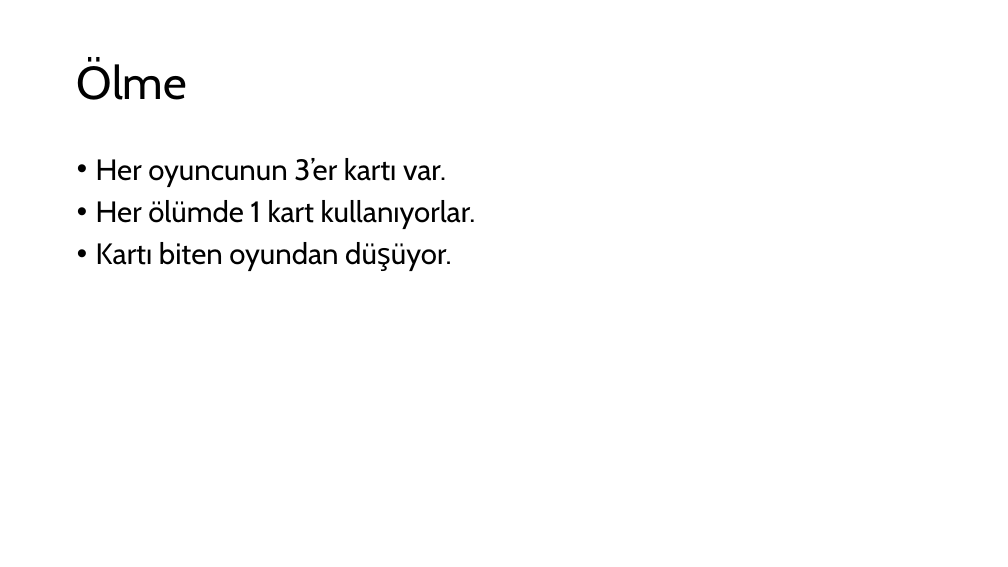
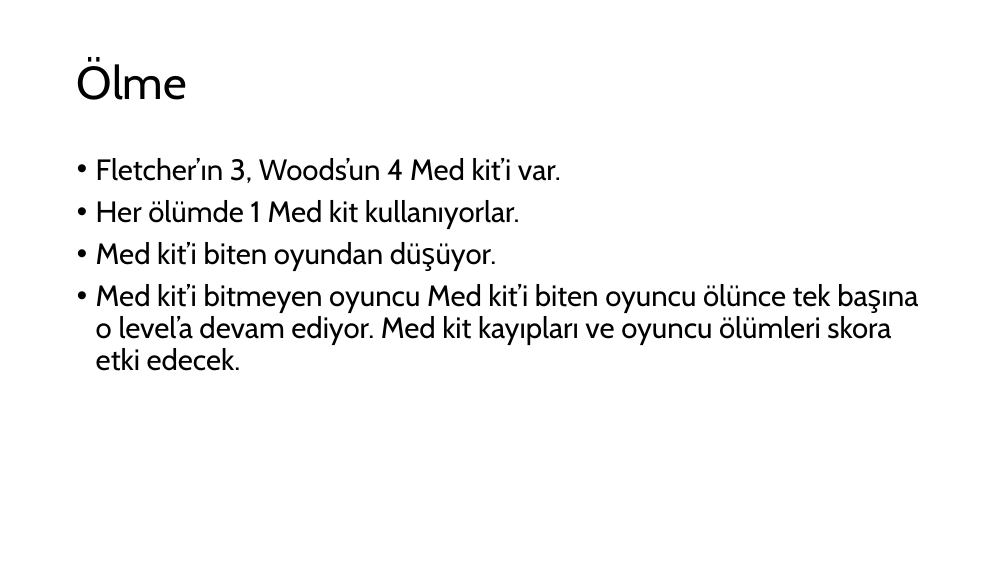
Before and after one commit to mushuacan/DGD306-BrutalistStudios-ZombiSlayers, a slide deck: slide 10 of Dökümanlar/Zombi Slayers.pptx. Drawn at 1008x567 pixels with LibreOffice and Linux fonts; fonts in the diff are those of the drawing. Boxes give left, top, right and bottom in pixels: in the first picture for what was removed or moved away, otherwise in the second. Text is boxed around its words. In the diff, an @@ line names an element or a change of style, - is before the commit and + after.

```diff
--- a/Dökümanlar/Zombi Slayers.pptx
+++ b/Dökümanlar/Zombi Slayers.pptx
@@ text at (96,158,891,371): text changed @@
-• Her oyuncunun 3’er kartı var.
-• Her ölümde 1 kart kullanıyorlar.
-• Kartı biten oyundan düşüyor.
+• Fletcher’ın 3, Woods’un 4 Med kit’i var.
+• Her ölümde 1 Med kit kullanıyorlar.
+• Med kit’i biten oyundan düşüyor.
+• Med kit’i bitmeyen oyuncu Med kit’i biten oyuncu ölünce tek başına o level’a devam ediyor. Med kit kayıpları ve oyuncu ölümleri skora etki edecek.
```
Also in this commit, not shown: 10 other slides changed.
